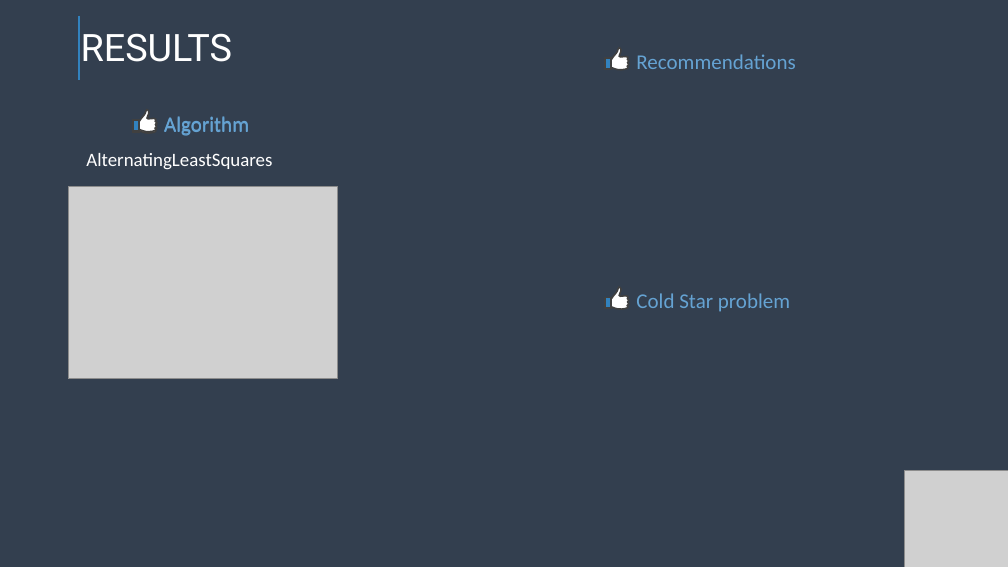
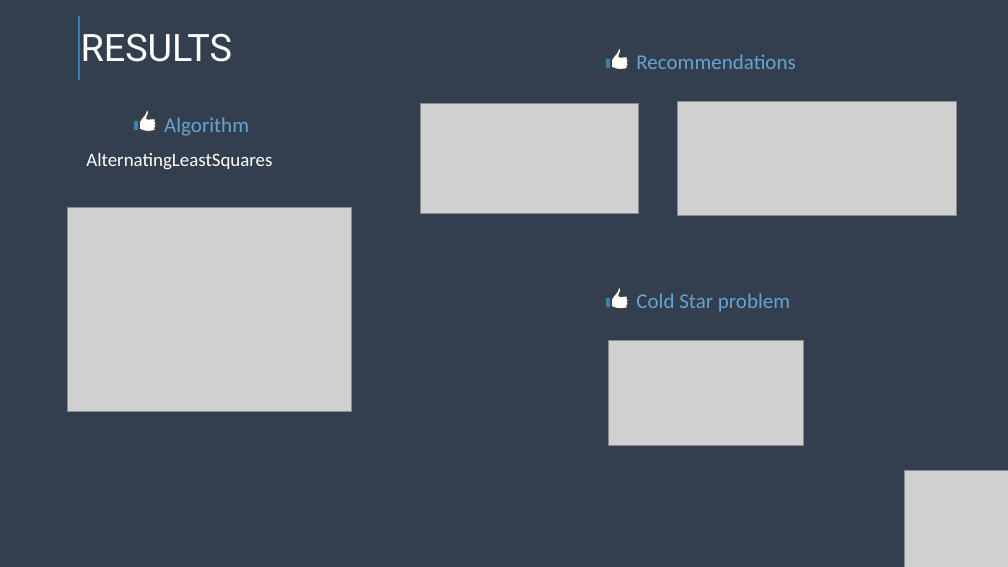
Before and after one commit to Debs86/Business_Cases_Projects, a slide deck: slide 5 of BC4/BC4 RECOMMENDER SYSTEM.pptx. Drawn at 1008x567 pixels with LibreOffice and Linux fonts; fonts in the diff are those of the drawing; grey boxes stand for pictures. Boxes give left, top, right and bottom in pixels: in the first picture for what was removed or moved away, otherwise in the second. Text is boxed around its words. In the diff, an @@ line names an element or a change of style, - is before the commit and + after.

```diff
--- a/BC4/BC4 RECOMMENDER SYSTEM.pptx
+++ b/BC4/BC4 RECOMMENDER SYSTEM.pptx
@@ picture added at <box>420,104,639,214</box> @@
@@ picture added at <box>678,101,957,216</box> @@
@@ picture: place and size @@
-picture at <box>68,187,337,380</box>
+picture at <box>67,207,352,411</box>
@@ picture added at <box>608,340,803,445</box> @@
```
